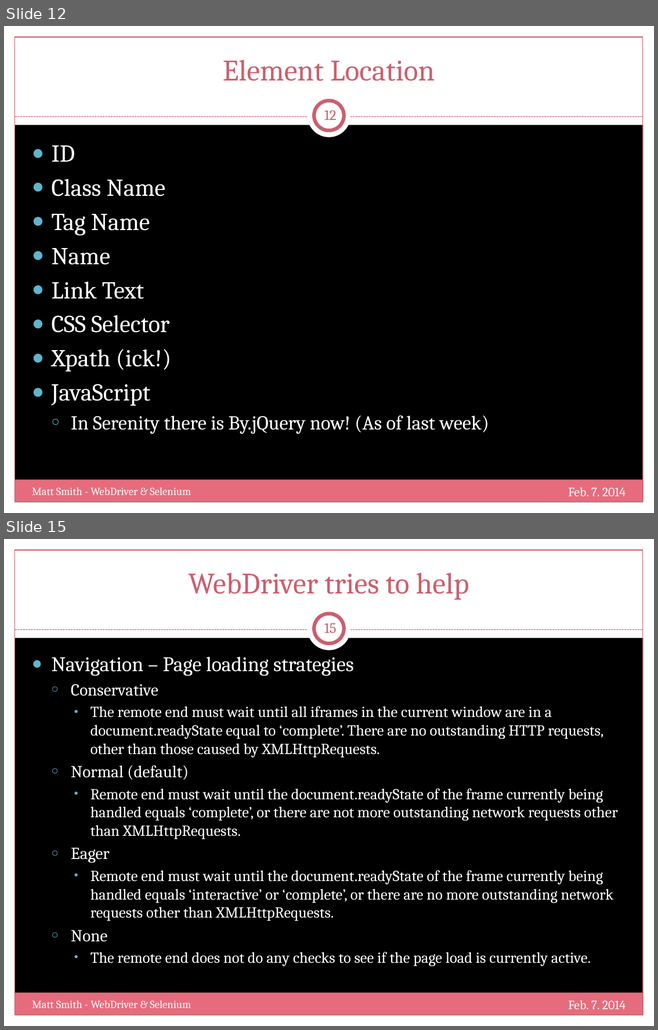
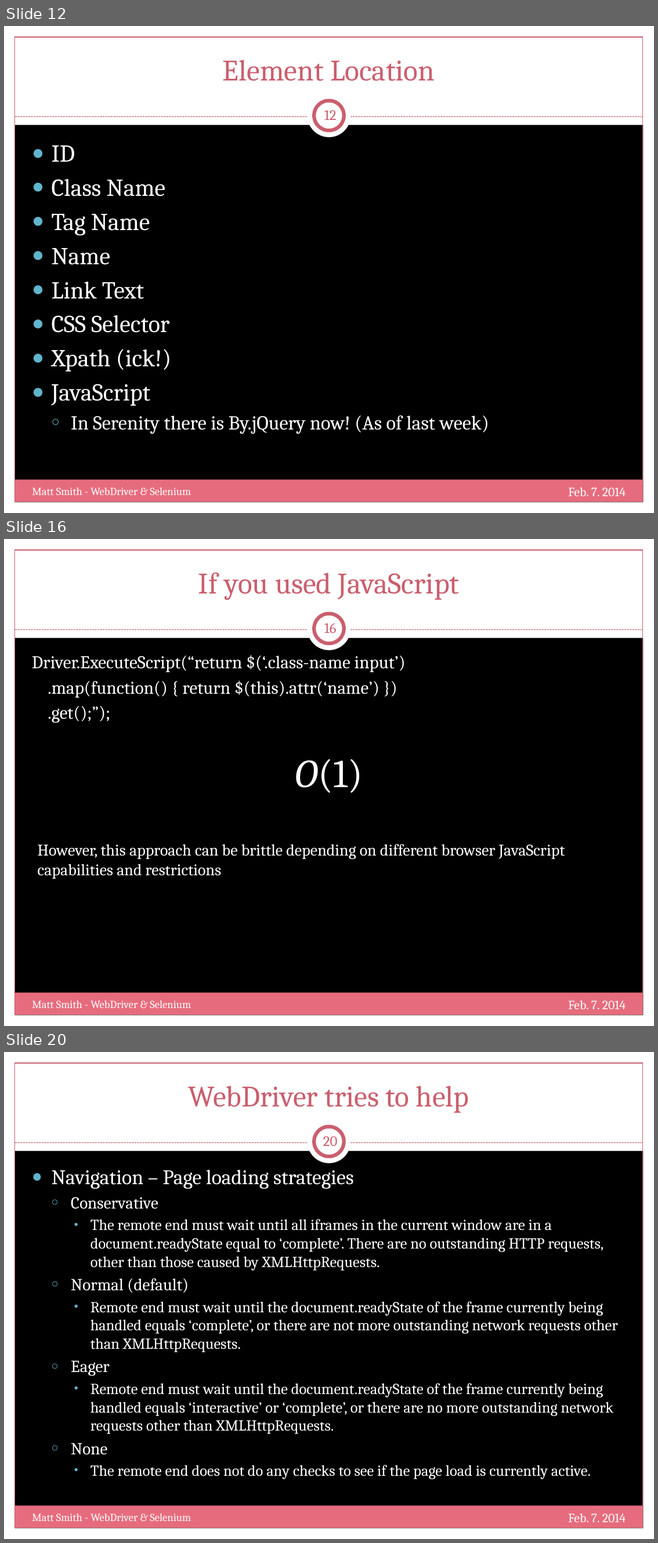
Before and after one commit to mtscout6/my-presentations, a slide deck: WebDriver/Slides.pptx. Shown one above the other, each under a label of ours: slides 12 and 15 before the commit, slides 12, 16 and 20 after it; the slides between them are not shown. The pictures are 658x1030 and 658x1543 pixels, drawn with LibreOffice and Linux fonts; fonts in the diff are those of the drawing; background and template pictures are left out. Boxes give left, top, right and bottom in pixels: in the first picture for what was removed or moved away, otherwise in the second. Text is boxed around its words. In the diff, an @@ line names an element or a change of style, - is before the commit and + after.

```diff
--- a/WebDriver/Slides.pptx
+++ b/WebDriver/Slides.pptx
@@ slide 16 added at <box>4,539,654,1026</box>, background picture (left out); not listed: 9 template elements that a slide beside it also shows @@
@@ title added at <box>198,572,459,600</box>, 33 pt, text #CB5F6E @@
+If you used JavaScript
@@ page number added at <box>324,623,336,633</box>, 16 pt, text #CB5F6E @@
+16
@@ text added at <box>32,655,405,723</box>, 20 pt, text #FFFFFF @@
+Driver.ExecuteScript(“return $(‘.class-name input’)
+.map(function() { return $(this).attr(‘name’) })
+.get();”);
@@ text added at <box>295,759,363,793</box>, 44 pt, text #FFFFFF @@
+O(1)
@@ text added at <box>38,844,565,879</box>, 18 pt, text #FFFFFF @@
+However, this approach can be brittle depending on different browser JavaScript capabilities and restrictions
@@ text added at <box>32,1001,191,1008</box>, 12 pt, text #FFFFFF @@
+Matt Smith - WebDriver & Selenium
@@ text added at <box>568,1001,625,1009</box>, 14 pt, text #FFFFFF @@
+Feb. 7. 2014
@@ what was slide 15 is now slide 20 @@
@@ page number at <box>323,1136,338,1146</box>: text changed @@
-15
+20
```
Also in this commit, not shown: 6 slides changed, 8 other slides added, 3 other files.
